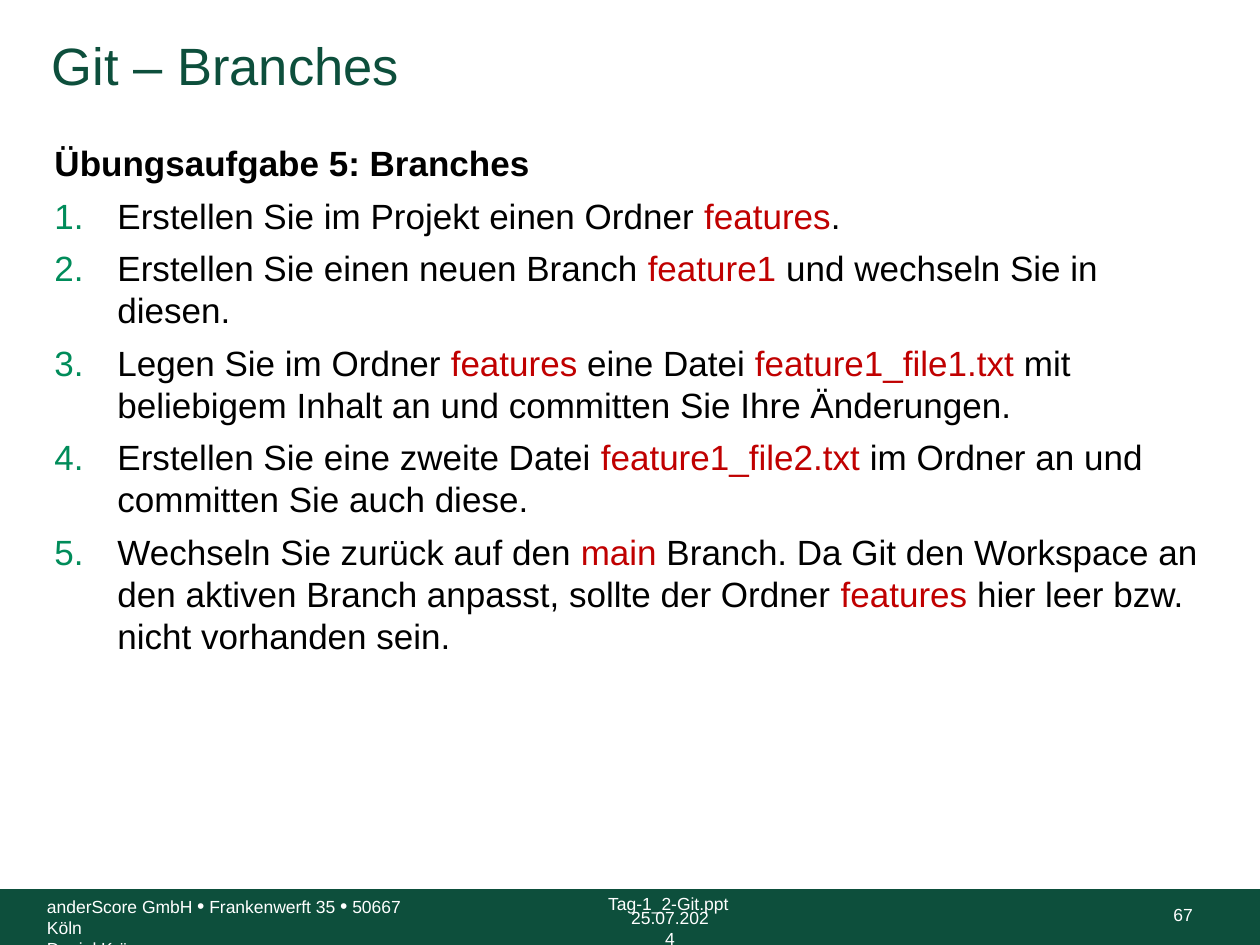
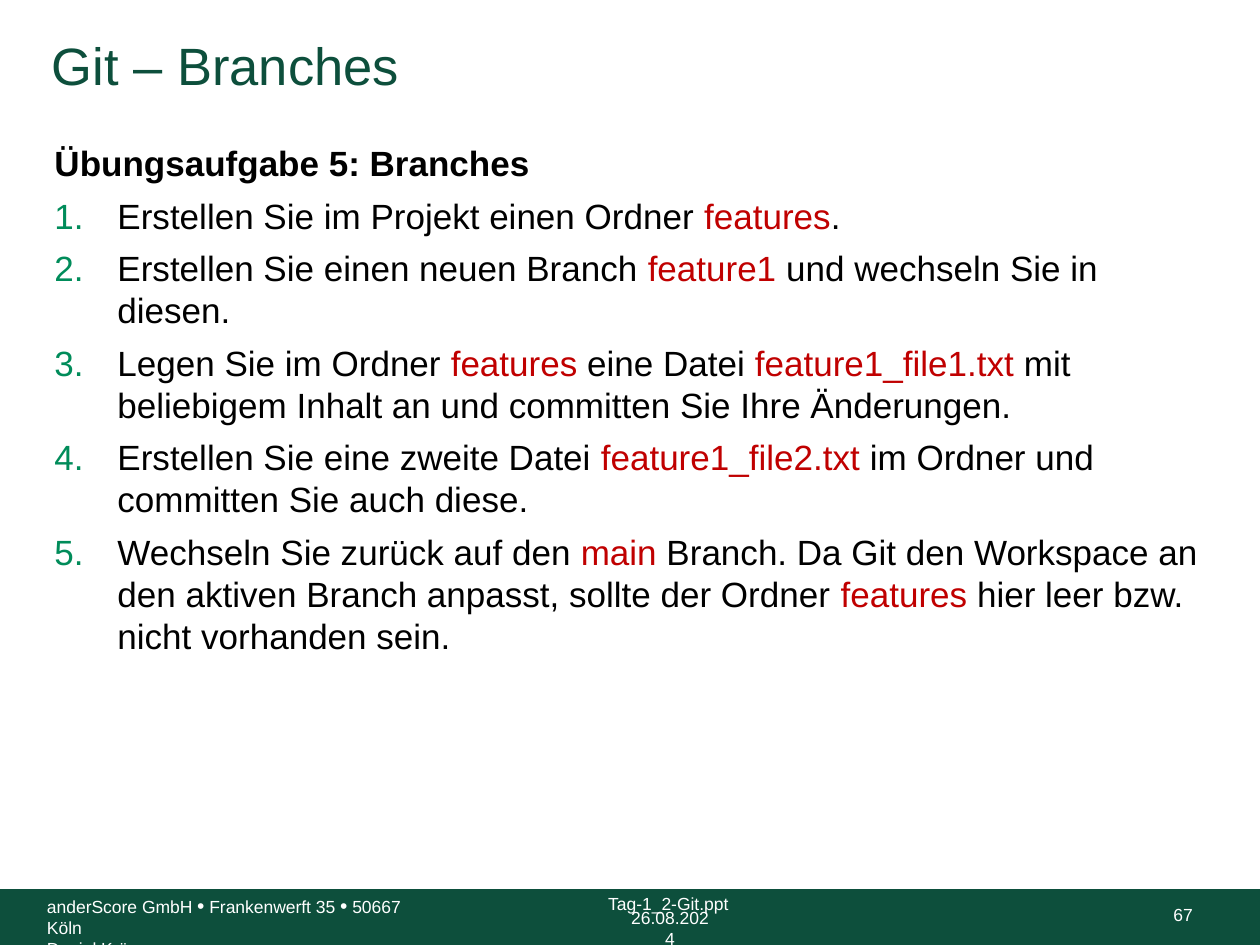
Before and after one commit to anderscore-gmbh/gitlab, a slide deck: slide 67 of slides/Tag-1_2-Git.pptx. Drawn at 1260x945 pixels with LibreOffice and Linux fonts; fonts in the diff are those of the drawing; background and template pictures are left out. Boxes give left, top, right and bottom in pixels: in the first picture for what was removed or moved away, otherwise in the second. Text is boxed around its words. In the diff, an @@ line names an element or a change of style, - is before the commit and + after.

```diff
--- a/slides/Tag-1_2-Git.pptx
+++ b/slides/Tag-1_2-Git.pptx
@@ text at box(117, 444, 1093, 513): text changed @@
-4. Erstellen Sie eine zweite Datei feature1_file2.txt im Ordner an und committen Sie auch diese.
+4. Erstellen Sie eine zweite Datei feature1_file2.txt im Ordner und committen Sie auch diese.
@@ text at box(631, 911, 709, 924): text changed @@
-25.07.2024
+26.08.2024
```
Also in this commit, not shown: 79 other slides changed, 1 other file.
